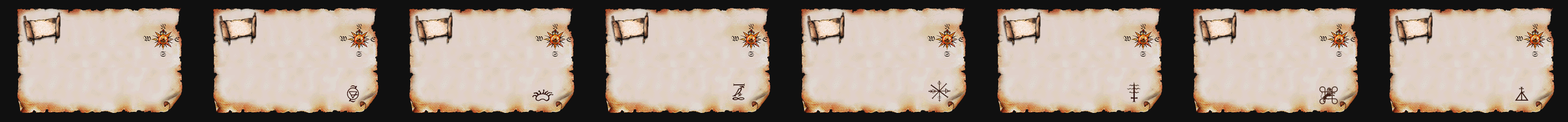
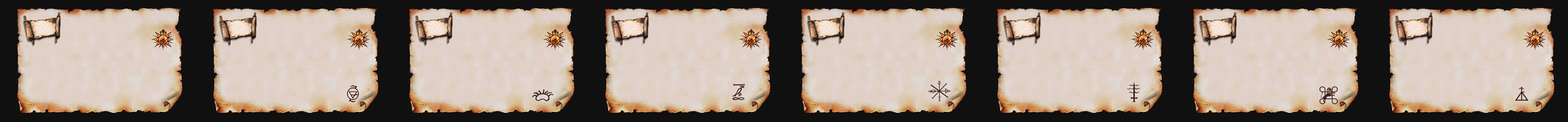
Layers edited between the first and the second 1568x122 image:
removed layer "7_icon" over [1511, 87, 1533, 104]
removed layer "7_back" over [1388, 7, 1555, 114]
removed layer "6_icon" over [1316, 86, 1340, 107]
removed layer "6_back" over [1192, 7, 1359, 114]
removed layer "5_icon" over [1124, 78, 1144, 106]
removed layer "5_back" over [996, 7, 1163, 114]
removed layer "4_icon" over [926, 77, 953, 106]
removed layer "4_back" over [800, 7, 967, 114]
removed layer "3_icon" over [727, 83, 750, 107]
removed layer "3_back" over [604, 7, 771, 114]
removed layer "2_icon" over [526, 89, 555, 108]
removed layer "2_back" over [408, 7, 575, 114]
removed layer "1_icon" over [338, 78, 379, 114]
removed layer "1_back" over [212, 7, 379, 114]
added layer "icons" above "compass" over [338, 77, 1533, 108]
added layer "compass" above "back" over [142, 19, 1554, 63]
renamed "0_back" to "back", painted on it over [16, 7, 1555, 114]
